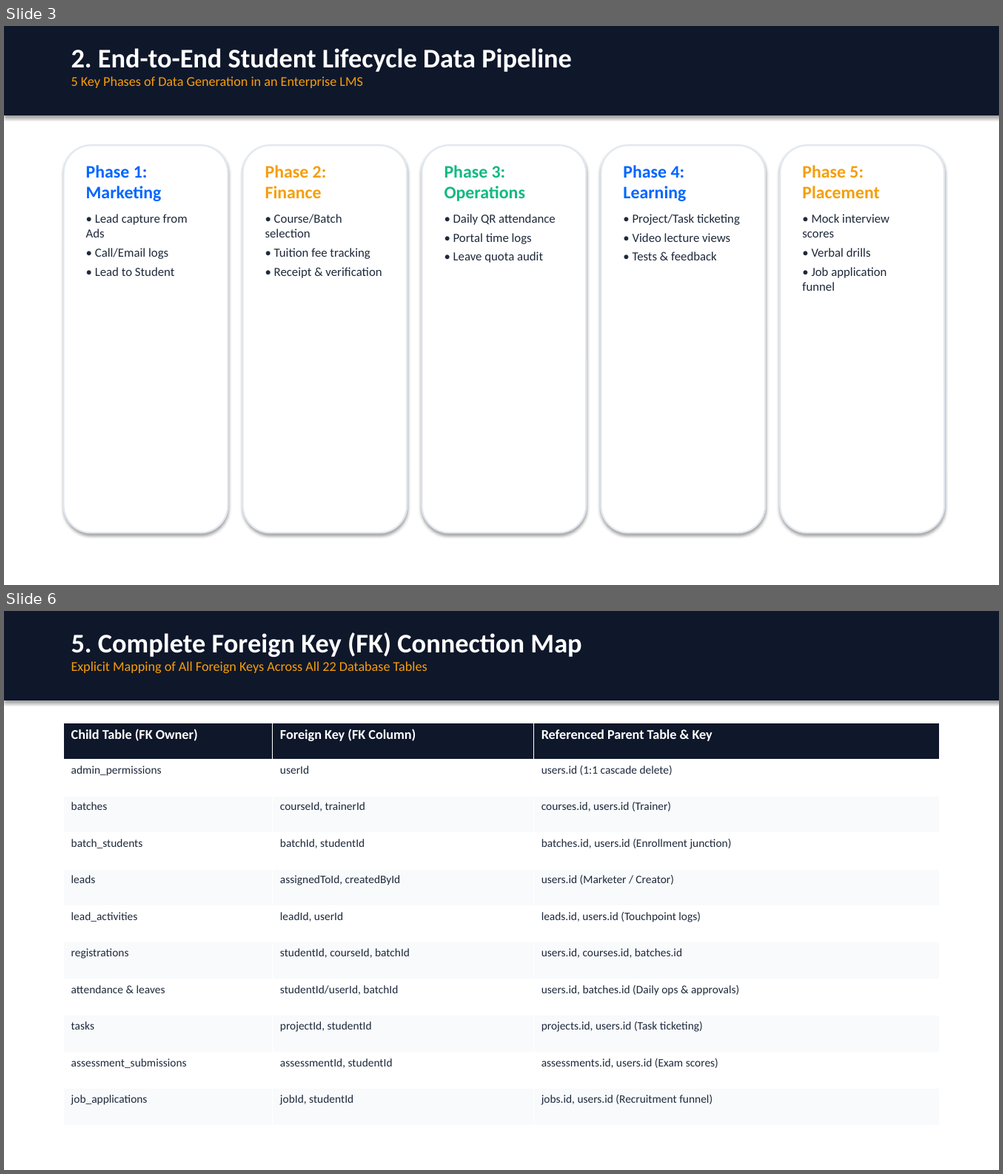
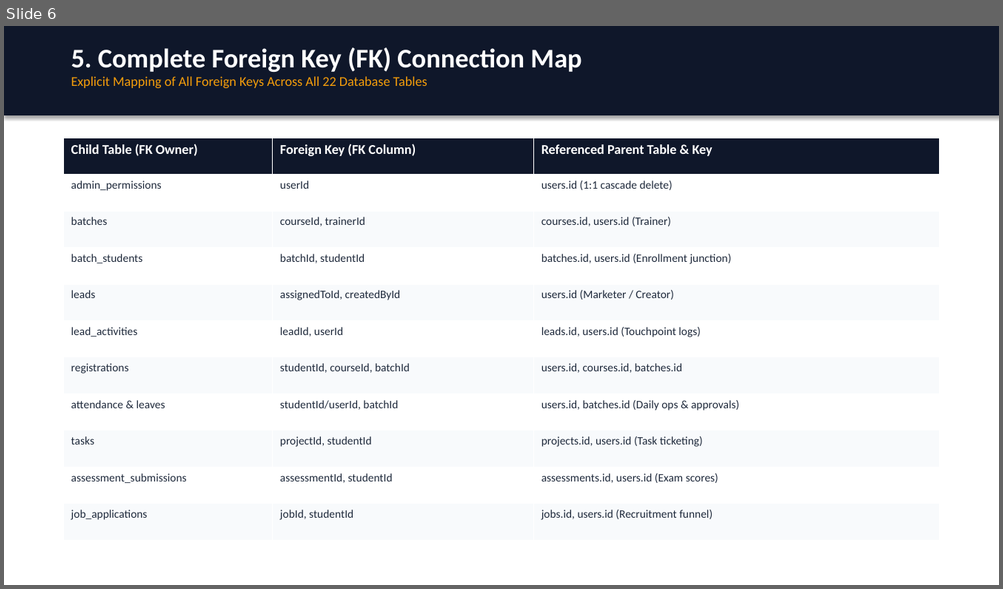
Before and after one commit to Devanshgupta712/Eduflow, a slide deck: LMS_Data_Architecture_and_Flow.pptx. Shown one above the other, each under a label of ours: slides 3 and 6 before the commit, slide 6 after it; the slides between them are not shown. The pictures are 1003x1174 and 1003x589 pixels, drawn with LibreOffice and Linux fonts; fonts in the diff are those of the drawing. Boxes give left, top, right and bottom in pixels: in the first picture for what was removed or moved away, otherwise in the second. Text is boxed around its words. In the diff, an @@ line names an element or a change of style, - is before the commit and + after.

```diff
--- a/LMS_Data_Architecture_and_Flow.pptx
+++ b/LMS_Data_Architecture_and_Flow.pptx
@@ slide 3 removed at <box>4,26,999,585</box>, background #FFFFFF @@
@@ rectangle removed at <box>4,26,999,116</box> @@
@@ text removed at <box>71,48,572,88</box> @@
-2. End-to-End Student Lifecycle Data Pipeline
-5 Key Phases of Data Generation in an Enterprise LMS
@@ rounded rectangle removed at <box>64,145,227,534</box> @@
@@ rounded rectangle removed at <box>243,145,407,534</box> @@
@@ rounded rectangle removed at <box>422,145,586,534</box> @@
@@ rounded rectangle removed at <box>601,145,765,534</box> @@
@@ rounded rectangle removed at <box>780,145,944,534</box> @@
@@ text removed at <box>86,165,188,276</box> @@
-Phase 1: Marketing
-• Lead capture from Ads
-• Call/Email logs
-• Lead to Student
@@ text removed at <box>265,165,381,278</box> @@
-Phase 2: Finance
-• Course/Batch selection
-• Tuition fee tracking
-• Receipt & verification
@@ text removed at <box>444,165,555,263</box> @@
-Phase 3: Operations
-• Daily QR attendance
-• Portal time logs
-• Leave quota audit
@@ text removed at <box>623,165,740,261</box> @@
-Phase 4: Learning
-• Project/Task ticketing
-• Video lecture views
-• Tests & feedback
@@ text removed at <box>802,165,889,291</box> @@
-Phase 5: Placement
-• Mock interview scores
-• Verbal drills
-• Job application funnel
```
Also in this commit, not shown: 10 slides changed, 2 slides added, 1 other slide removed, 2 other files.
